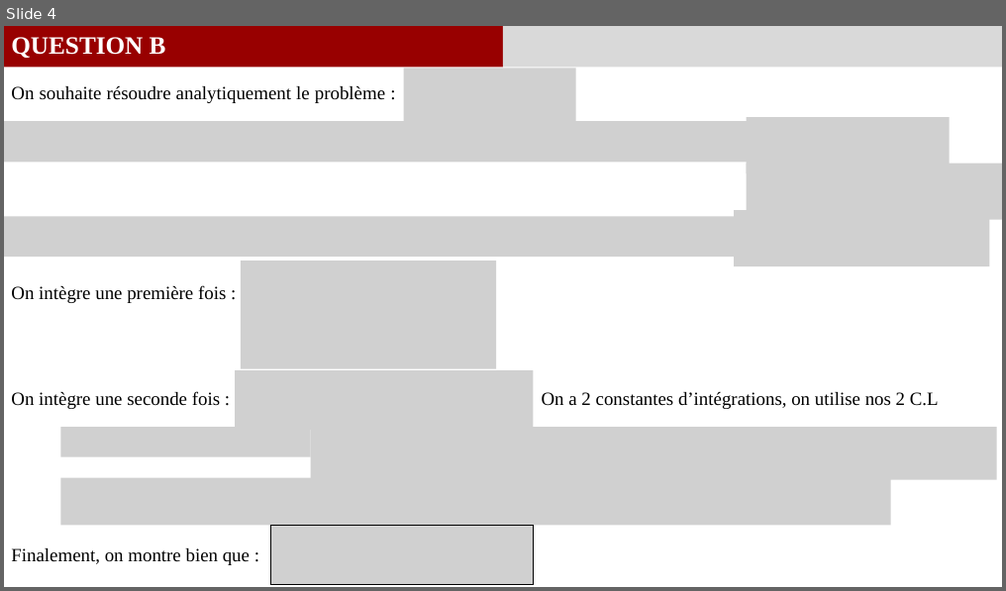
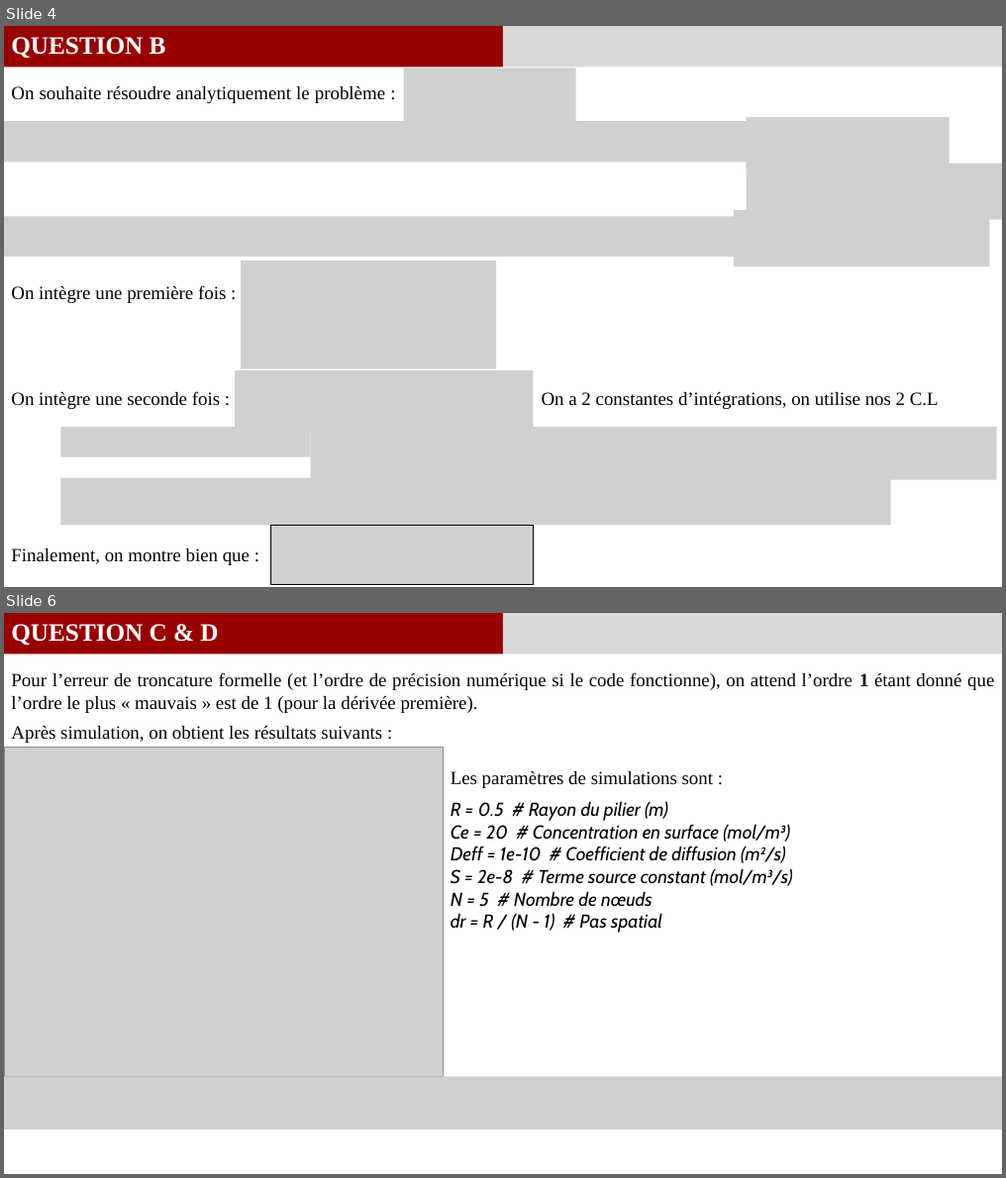
Before and after one commit to GauthierBRUNEL/MEC8211_devoir_2, a slide deck: doc/Rapport_Devoir1.pptx. Shown one above the other, each under a label of ours: slide 4 before the commit, slides 4 and 6 after it; the slides between them are not shown. The pictures are 1006x591 and 1006x1178 pixels, drawn with LibreOffice and Linux fonts; fonts in the diff are those of the drawing; grey boxes stand for pictures. Boxes give left, top, right and bottom in pixels: in the first picture for what was removed or moved away, otherwise in the second. Text is boxed around its words. In the diff, an @@ line names an element or a change of style, - is before the commit and + after.

Commit message:
MAJ du devoir (voir description pour infos)
Mise à jour du script devoir_script :
- Rajout de la question E
- Choix entre les deux questions avec la variable "case"
- Rajout des autres normes d'erreurs
- Rajout de leurs exports
Modification du script de convergence :
- Lis toutes les normes
- Crée un plot pour chaque norme
- Crée un plot global pour toutes les normes
- Possibilités de masquer des points pour l'interpolation linéaire
Mise à jour du PowerPoint avec justement tous les nouveaux résultats possibles

```diff
--- a/doc/Rapport_Devoir1.pptx
+++ b/doc/Rapport_Devoir1.pptx
@@ slide 6 added at (x1=4, y1=613, x2=1002, y2=1174), background #FFFFFF @@
@@ rectangle added at (x1=4, y1=613, x2=503, y2=655), fill #980000 @@
@@ text added at (x1=11, y1=624, x2=218, y2=645), 24 pt, text #FFFFFF, bold @@
+QUESTION C & D
@@ rectangle added at (x1=503, y1=613, x2=1002, y2=655), fill #D9D9D9 @@
@@ text added at (x1=11, y1=672, x2=994, y2=713), 18 pt, text #000000 @@
+Pour l’erreur de troncature formelle (et l’ordre de précision numérique si le code fonctionne), on attend l’ordre 1 étant donné que l’ordre le plus « mauvais » est de 1 (pour la dérivée première).
@@ text added at (x1=11, y1=726, x2=382, y2=743), 18 pt, text #000000 @@
+Après simulation, on obtient les résultats suivants :
@@ picture added at (x1=4, y1=748, x2=443, y2=1077) @@
@@ text added at (x1=450, y1=771, x2=713, y2=788), 18 pt, text #000000 @@
+Les paramètres de simulations sont :
@@ text added at (x1=450, y1=801, x2=793, y2=933), 18 pt, text #000000, italic @@
+R = 0.5 # Rayon du pilier (m)
+Ce = 20 # Concentration en surface (mol/m³)
+Deff = 1e-10 # Coefficient de diffusion (m²/s)
+S = 2e-8 # Terme source constant (mol/m³/s)
+N = 5 # Nombre de nœuds
+dr = R / (N - 1) # Pas spatial
@@ picture added at (x1=4, y1=1077, x2=1002, y2=1131) @@
```
Also in this commit, not shown: 1 slide changed, 2 other slides added, 3 slides removed, 16 other files.
